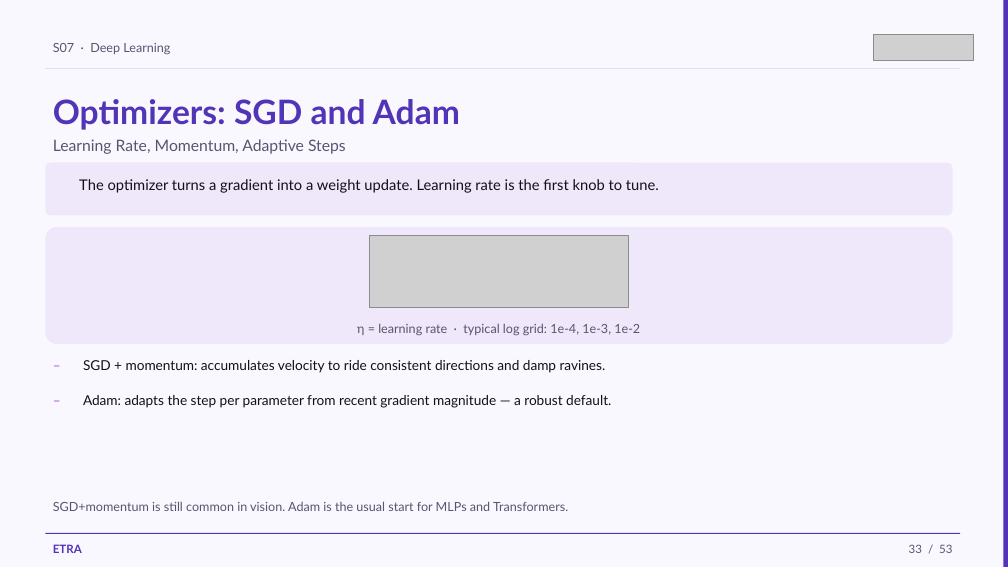
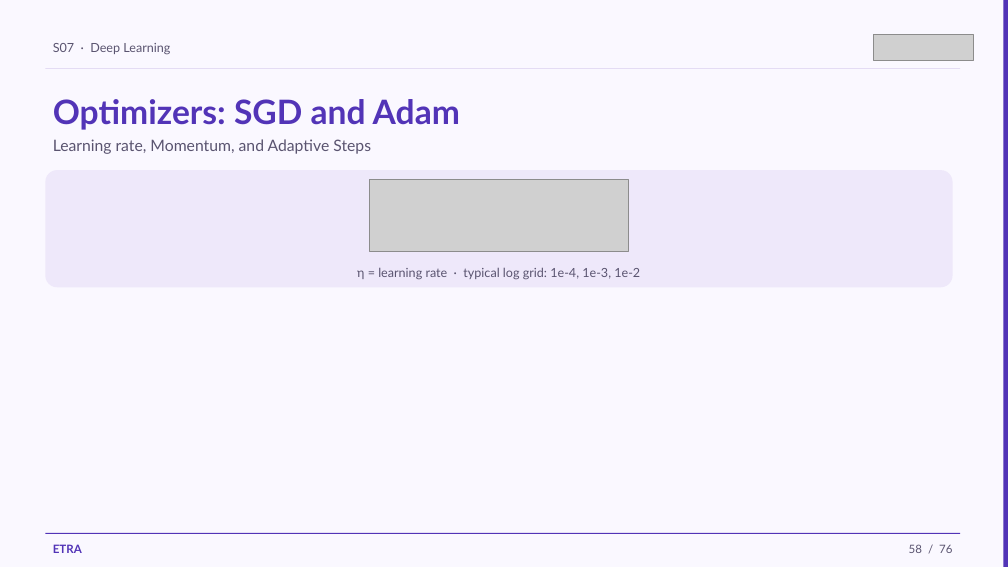
Before and after one commit to iksasa15/AI-ML, a slide deck: slide 58 of web-presentation/pdf-exports/Week2-Session1-Deep-Learning.pptx (slide 33 before the commit). Drawn at 1008x567 pixels with LibreOffice and Linux fonts; fonts in the diff are those of the drawing; grey boxes stand for pictures. Boxes give left, top, right and bottom in pixels: in the first picture for what was removed or moved away, otherwise in the second. Text is boxed around its words. In the diff, an @@ line names an element or a change of style, - is before the commit and + after.

```diff
--- a/web-presentation/pdf-exports/Week2-Session1-Deep-Learning.pptx
+++ b/web-presentation/pdf-exports/Week2-Session1-Deep-Learning.pptx
@@ text at [53,139,371,154]: text changed @@
-Learning Rate, Momentum, Adaptive Steps
+Learning rate, Momentum, and Adaptive Steps
@@ rounded rectangle: place and size @@
-rounded rectangle at [45,163,953,216]
+rounded rectangle at [45,170,953,287]
@@ text removed at [79,179,659,193] @@
-The optimizer turns a gradient into a weight update. Learning rate is the first knob to tune.
@@ picture: place and size @@
-picture at [370,236,628,308]
+picture at [370,179,628,251]
@@ rounded rectangle removed at [45,227,953,344] @@
@@ text "η = learning rate · ...": place and size @@
-text "η = learning rate · ..." at [357,324,640,335]
+text "η = learning rate · ..." at [357,268,640,279]
@@ text removed at [45,353,72,385] @@
-–
@@ text removed at [45,388,72,420] @@
-–
@@ text removed at [83,360,606,373] @@
-SGD + momentum: accumulates velocity to ride consistent directions and damp ravines.
@@ text removed at [83,395,611,408] @@
-Adam: adapts the step per parameter from recent gradient magnitude — a robust default.
@@ text removed at [53,501,568,511] @@
-SGD+momentum is still common in vision. Adam is the usual start for MLPs and Transformers.
@@ text at [909,544,952,553]: text changed @@
-33 / 53
+58 / 76
```
Also in this commit, not shown: 48 other slides changed, 26 slides added, 3 slides removed, 11 other files.
